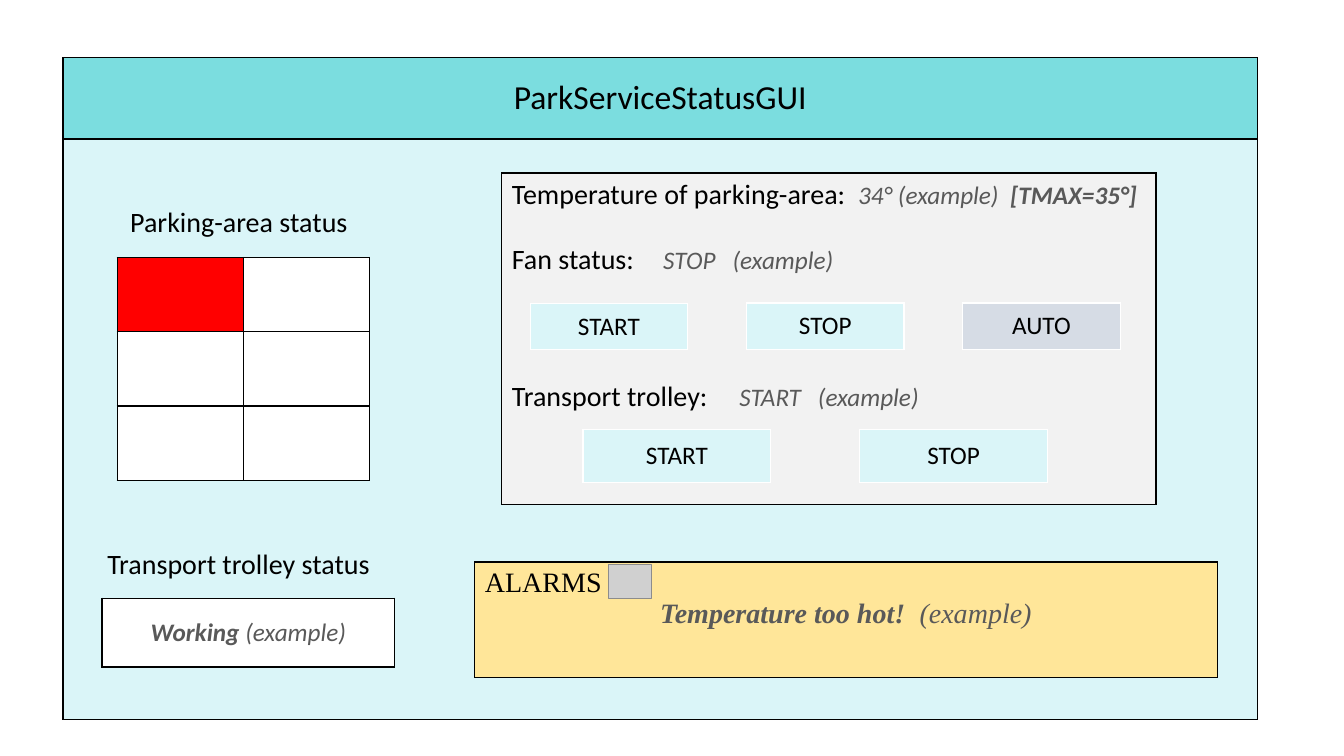
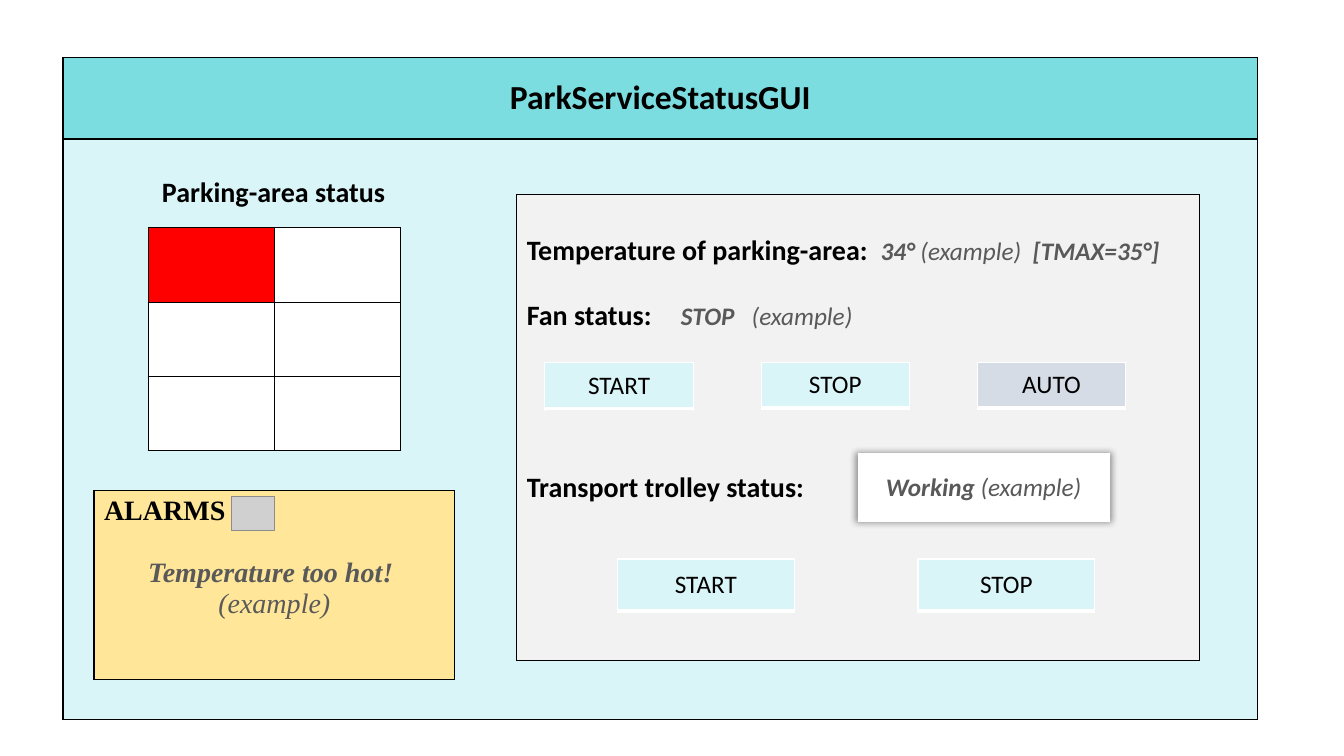
Before and after one commit to JackFantaz/FantazziniGiacomoIss, a slide deck: slide 4 of FinalTask/userDocs/img/Presentazione standard1.pptx. Drawn at 1344x756 pixels with LibreOffice and Linux fonts; fonts in the diff are those of the drawing; grey boxes stand for pictures. Boxes give left, top, right and bottom in pixels: in the first picture for what was removed or moved away, otherwise in the second. Text is boxed around its words. In the diff, an @@ line names an element or a change of style, - is before the commit and + after.

```diff
--- a/FinalTask/userDocs/img/Presentazione standard1.pptx
+++ b/FinalTask/userDocs/img/Presentazione standard1.pptx
@@ table at <box>63,57,1257,138</box> @@
@@ bold on @@
@@ table at <box>63,140,1257,720</box> @@
-row 1, column 1: Parking-area status / Transport trolley status
+row 1, column 1: Parking-area status
@@ table at <box>517,195,1200,660</box> @@
-row 1, column 1: Temperature of parking-area: 34° (example) [TMAX=35°] / Fan status: STOP (example) / Transport trolley: START (example)
+row 1, column 1: Temperature of parking-area: 34° (example) [TMAX=35°] / Fan status: STOP (example) / Transport trolley status:
@@ table: place and size @@
-table at <box>502,173,1156,505</box>
+table at <box>517,195,1200,660</box>
@@ table: place and size @@
-table at <box>117,257,369,480</box>
+table at <box>148,228,400,451</box>
@@ table: place and size @@
-table at <box>530,303,688,350</box>
+table at <box>545,363,694,409</box>
@@ table: place and size @@
-table at <box>746,303,903,350</box>
+table at <box>761,362,909,408</box>
@@ table: place and size @@
-table at <box>963,303,1120,350</box>
+table at <box>978,362,1126,408</box>
@@ table at <box>858,454,1110,522</box> @@
@@ borders changed @@
@@ table: place and size @@
-table at <box>102,598,394,666</box>
+table at <box>858,454,1110,522</box>
@@ table at <box>94,491,455,681</box> @@
@@ bold on in "ALARMS" @@
@@ table: place and size @@
-table at <box>475,563,1218,679</box>
+table at <box>94,491,455,681</box>
@@ picture: place and size @@
-picture at <box>609,565,651,599</box>
+picture at <box>232,497,274,531</box>
@@ table: place and size @@
-table at <box>583,430,770,482</box>
+table at <box>618,560,795,612</box>
@@ table: place and size @@
-table at <box>860,430,1048,482</box>
+table at <box>919,560,1095,612</box>
```
Also in this commit, not shown: 1 other slide changed, 1 other file.
